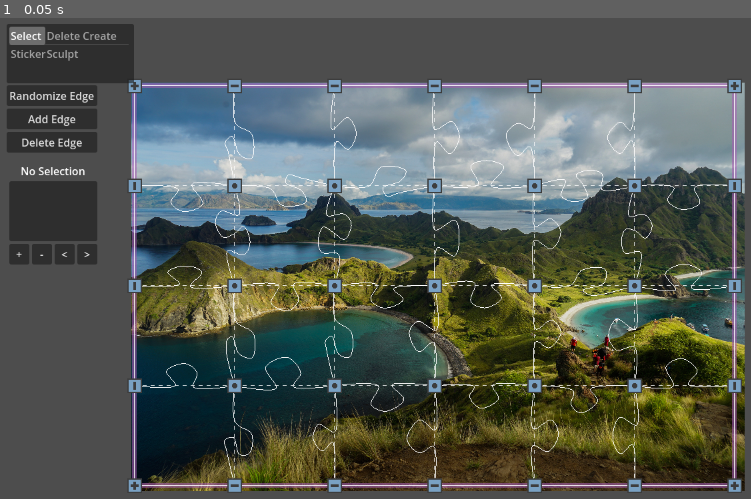
Above: before the commit, frame 1.
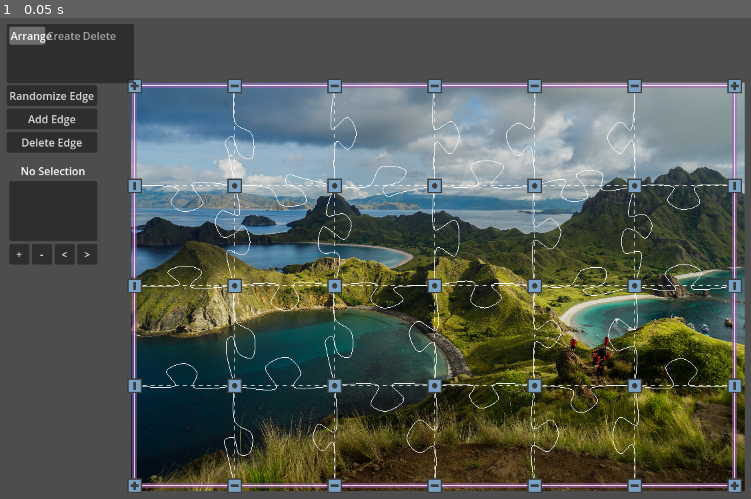
Above: after the commit, the same moment.

Repository: kreibaum/puzzle-shark
Game: Godot game, scene res://editor.tscn
The game is run twice, just before and just after one commit, with the same random seed, the same clock (stepped at 60 frames per second) and the same inputs.
Inputs:
- Up to frame 1 (0.05 s): no input

The runs differ from the first frame. In frame 1, 0.2% of the frame differs, in the area x 1-16%, y 2-9%.

Commit message:
Polishing done, ready to be merged

Diff:
--- a/Edge/Edge.gd
+++ b/Edge/Edge.gd
@@ -152,6 +152,9 @@
 func get_shape_points() -> PackedVector2Array:
 	return self.transform * self.points
 
+func get_center():
+	return self.transform * Vector2(50, 0)
+
 ## Check if a vertex is part of this edge
 func is_connected_to(vertex: Vertex):
 	return left_vertex == vertex or right_vertex == vertex
--- a/PuzzleCanvas/PuzzleCanvas.gd
+++ b/PuzzleCanvas/PuzzleCanvas.gd
@@ -166,6 +166,16 @@
 	selection_changed.emit()
 	return edge
 
+func scale_edge(edge: Edge, zoom: float):
+	var vertex_transform = FixedPointTransform2D.build_scale_matrix(zoom, edge.get_center())
+	move_vertex_to(edge.left_vertex, vertex_transform * edge.left_vertex.position)
+	move_vertex_to(edge.right_vertex, vertex_transform * edge.right_vertex.position)
+
+func rotate_edge(edge: Edge, angle: float):
+	var vertex_transform = FixedPointTransform2D.build_rotation_matrix(angle, edge.get_center())
+	move_vertex_to(edge.left_vertex, vertex_transform * edge.left_vertex.position)
+	move_vertex_to(edge.right_vertex, vertex_transform * edge.right_vertex.position)
+
 ## Remove an edge from the puzzle canvas
 func delete_edge(edge: Edge):
 	unhover_object(edge)
@@ -308,36 +318,40 @@
 		selected_sticker = null
 
 func move_sticker_to(sticker: Sticker, target_position: Vector2):
-	var new_transform = Transform2D(0, target_position) * sticker.transform
-	sticker.transform = apply_sticker_constraints(sticker, new_transform)
+	var new_transform = Transform2D(0, target_position) * sticker.transform_target
+	new_transform = apply_sticker_constraints(sticker, new_transform)
+	sticker.set_transform_hard(new_transform)
 	sticker.position_changed.emit()
 
 func move_sticker_by(sticker: Sticker, delta: Vector2):
-	var new_transform = sticker.transform.translated(delta)
-	sticker.transform = apply_sticker_constraints(sticker, new_transform)
+	var new_transform = sticker.transform_target.translated(delta)
+	new_transform = apply_sticker_constraints(sticker, new_transform)
+	sticker.set_transform_hard(new_transform)
 	sticker.position_changed.emit()
 
 ## Change the sticker size by a factor of zoom while keeping the global
 ## mouse position pinned.
 func scale_sticker(sticker: Sticker, zoom: float):
 	var additional_transform = FixedPointTransform2D.build_scale_matrix(zoom, sticker.get_center())
-	var new_transform = additional_transform * sticker.transform
-	sticker.transform = apply_sticker_constraints(sticker, new_transform)
+	var new_transform = additional_transform * sticker.transform_target
+	new_transform = apply_sticker_constraints(sticker, new_transform)
+	sticker.set_transform_smooth(new_transform)
 	sticker.position_changed.emit()
 
 ## Rotate a given sticker
 func rotate_sticker(sticker: Sticker, sticker_rotation: float):
 	var additional_transform = FixedPointTransform2D.build_rotation_matrix(sticker_rotation, sticker.get_center())
-	var new_transform = additional_transform * sticker.transform
-	sticker.transform = apply_sticker_constraints(sticker, new_transform)
+	var new_transform = additional_transform * sticker.transform_target
+	new_transform = apply_sticker_constraints(sticker, new_transform)
+	sticker.set_transform_smooth(new_transform)
 	sticker.position_changed.emit()
 
 ## Delets a sticker. Any Vertices that are currently attached to the sticker
 ## will be detached and kept in the puzzle.
 func delete_sticker(sticker: Sticker):
+	for vertex in sticker.anchored_vertices.duplicate():
+		vertex.set_anchor_mode(Vertex.ANCHOR.FREE)
 	unhover_object(sticker)
-	for vertex in sticker.anchored_vertices:
-		vertex.set_anchor_mode(Vertex.ANCHOR.FREE)
 	stickers.erase(sticker)
 	sticker.queue_free()
 
--- a/Sticker/Sticker.gd
+++ b/Sticker/Sticker.gd
@@ -18,6 +18,29 @@
 
 ## List of vertices that are anchored to the sticker
 var anchored_vertices: Array = []
+
+## Smooth transformations
+var transform_target: Transform2D = transform
+var transform_start: Transform2D
+var transform_tween: Tween
+
+func set_transform_hard(trafo: Transform2D):
+	if transform_tween: transform_tween.kill()
+	transform_target = trafo
+	transform = trafo
+	position_changed.emit()
+
+func set_transform_smooth(trafo: Transform2D):
+	if transform_tween: transform_tween.kill()
+	transform_start = transform
+	transform_target = trafo
+	transform_tween = create_tween().set_ease(Tween.EASE_OUT).set_trans(Tween.TRANS_EXPO)
+	transform_tween.tween_method(interpolate_transform, 0.0, 1.0, 0.5)
+
+func interpolate_transform(t: float):
+	transform = transform_start.interpolate_with(transform_target, t)
+	position_changed.emit()
+
 
 func anchor_vertex(vertex: Vertex):
 	anchored_vertices.append(vertex)
--- a/UI/SelectTool.gd
+++ b/UI/ArrangeTool.gd
@@ -207,15 +207,24 @@
 # Rotations and scalings of Stickers and edges
 #
 
+## Returns the object that is currently affected by rotations
 func get_rotation_object():
-	var edges = canvas.get_selected_edges()
-	if canvas.selected_sticker != null:
-		return canvas.selected_sticker
-	elif len(edges) == 1:
-		return edges[0]
+	# If an object is focused, take it
+	var object = canvas.get_focused_object()
+	if object != null:
+		return object
+	# If no object is focused, search for either a selected sticker or
+	# a single selected edge
 	else:
-		return canvas.get_focused_object()
-
+		var edges = canvas.get_selected_edges()
+		if canvas.selected_sticker != null:
+			return canvas.selected_sticker
+		elif len(edges) == 1:
+			return edges[0]
+		else:
+			return
+
+## Returns the object that is currently affected by scalings
 func get_scale_object():
 	return get_rotation_object()
 
@@ -265,29 +274,24 @@
 
 
 func handle_anchor(object: PuzzleObject, backwards = false):
+	# First see if an object is focused. The focused object receives priority
+	# for setting the anchor
+	if object != null:
+		object.cycle_anchor_mode(canvas.hovered_objects, backwards)
+	# If nothing is focused, search for selected objects
 	# Depending on the context of the action, we either want the object to be
 	# able to anchor on other puzzle objects or not
-	if len(canvas.selected_vertices) > 0:
-		print("a")
+	elif len(canvas.selected_vertices) > 0:
 		for vertex in canvas.selected_vertices:
 			if len(canvas.selected_vertices) == 1 and vertex in canvas.hovered_objects:
-				print("aa")
 				vertex.cycle_anchor_mode(canvas.hovered_objects, backwards)
 			else:
-				print("ab")
 				vertex.cycle_anchor_mode([], backwards)
 	elif canvas.selected_sticker != null:
-		print("b")
 		if canvas.selected_sticker == object:
-			print("ba")
 			canvas.selected_sticker.cycle_anchor_mode(canvas.hovered_objects, backwards)
 		else:
-			print("bb")
 			canvas.selected_sticker.cycle_anchor_mode([], backwards)
-	elif object != null:
-		print("c")
-		object.cycle_anchor_mode(canvas.hovered_objects, backwards)
-	print("end")
 	set_input_as_handled()
 
 func input(event):
@@ -296,11 +300,8 @@
 		# A right click when we are not currently involved in any actions means
 		# that we cycle through anchor modes
 		var idle = (drag_position == Vector2.INF and selection_box == null)
-		print("action took place")
 		if Input.is_action_just_pressed("RightClick") and idle:
-			print("action took place here")
 			var object = canvas.get_focused_object()
-			print(object)
 			if Input.is_key_pressed(KEY_SHIFT):
 				handle_anchor(object, true)
 			else:
@@ -361,7 +362,7 @@
 	if Input.is_action_just_pressed("RotateRightFine"):
 		source_object = get_rotation_object()
 		if source_object is Edge:
-			pass
+			canvas.rotate_edge(source_object, 1.0 * PI / 180)
 		elif source_object is Sticker:
 			canvas.rotate_sticker(source_object, 1.0 * PI / 180)
 		set_input_as_handled()
@@ -369,7 +370,7 @@
 	elif Input.is_action_just_pressed("RotateRight"):
 		source_object = get_rotation_object()
 		if source_object is Edge:
-			pass
+			canvas.rotate_edge(source_object, 10.0 * PI / 180.0)
 		elif source_object is Sticker:
 			canvas.rotate_sticker(source_object, 10.0 * PI / 180.0)
 		set_input_as_handled()
@@ -377,7 +378,7 @@
 	elif Input.is_action_just_pressed("RotateLeftFine"):
 		source_object = get_rotation_object()
 		if source_object is Edge:
-			pass
+			canvas.rotate_edge(source_object, -1.0 * PI / 180.0)
 		elif source_object is Sticker:
 			canvas.rotate_sticker(source_object, -1.0 * PI / 180.0)
 		set_input_as_handled()
@@ -385,7 +386,7 @@
 	elif Input.is_action_just_pressed("RotateLeft"):
 		source_object = get_rotation_object()
 		if source_object is Edge:
-			pass
+			canvas.rotate_edge(source_object, -10.0 * PI / 180.0)
 		elif source_object is Sticker:
 			canvas.rotate_sticker(source_object, -10.0 * PI / 180.0)
 		set_input_as_handled()
@@ -393,7 +394,7 @@
 	elif Input.is_action_just_pressed("ScaleUpFine"):
 		source_object = get_scale_object()
 		if source_object is Edge:
-			pass
+			canvas.scale_edge(source_object, 1.01)
 		elif source_object is Sticker:
 			canvas.scale_sticker(source_object, 1.01)
 		set_input_as_handled()
@@ -401,7 +402,7 @@
 	elif Input.is_action_just_pressed("ScaleUp"):
 		source_object = get_scale_object()
 		if source_object is Edge:
-			pass
+			canvas.scale_edge(source_object, 1.1)
 		elif source_object is Sticker:
 			canvas.scale_sticker(source_object, 1.1)
 		set_input_as_handled()
@@ -409,7 +410,7 @@
 	elif Input.is_action_just_pressed("ScaleDownFine"):
 		source_object = get_scale_object()
 		if source_object is Edge:
-			pass
+			canvas.scale_edge(source_object, 1 / 1.01)
 		elif source_object is Sticker:
 			canvas.scale_sticker(source_object, 1 / 1.01)
 		set_input_as_handled()
@@ -417,7 +418,7 @@
 	elif Input.is_action_just_pressed("ScaleDown"):
 		source_object = get_scale_object()
 		if source_object is Edge:
-			pass
+			canvas.scale_edge(source_object, 1 / 1.1)
 		elif source_object is Sticker:
 			canvas.scale_sticker(source_object, 1 / 1.1)
 		set_input_as_handled()
--- a/UI/StateGrid.gd
+++ b/UI/StateGrid.gd
@@ -19,11 +19,10 @@
 
 func state_definitions():
 	return [
-		["Select", KEY_X, func(): return SelectTool.new()],
-		["Delete", KEY_V, func(): return DeleteTool.new()],
-		["Create", KEY_L, func(): return CreateTool.new()],
-		["Sticker", KEY_U, func(): return StickerTool.new()],
-		["Sculpt", KEY_I, func(): return SelectTool.new()]
+		["Arrange", "ArrangeTool", func(): return SelectTool.new()],
+		["Create", "CreateTool", func(): return CreateTool.new()],
+		["Delete", "DeleteTool", func(): return DeleteTool.new()],
+		# ["Sculpt", KEY_I, func(): return SelectTool.new()]
 	]
 
 
@@ -47,13 +46,21 @@
 
 
 ## Looks for key events and switches to the state that matches the key.
-func _unhandled_input(event):
-	if event is InputEventKey and event.pressed:
-		var key_event = event as InputEventKey
-		# Find the state that matches the key
-		for index in range(state_definitions().size()):
-			if state_definitions()[index][SHORTCUT_INDEX] == key_event.keycode:
-				if !is_selected(index):
-					select_state(state_definitions()[index])
-					select(index)
-				return
+func _unhandled_input(_event):
+	for index in range(state_definitions().size()):
+		var action = state_definitions()[index][SHORTCUT_INDEX]
+		if Input.is_action_just_pressed(action):
+			if !is_selected(index):
+				select_state(state_definitions()[index])
+				select(index)
+			return
+	# if Input.is_action_just_pressed()
+	# if event is InputEventKey and event.pressed:
+	# 	var key_event = event as InputEventKey
+	# 	# Find the state that matches the key
+	# 	for index in range(state_definitions().size()):
+	# 		if state_definitions()[index][SHORTCUT_INDEX] == key_event.keycode:
+	# 			if !is_selected(index):
+	# 				select_state(state_definitions()[index])
+	# 				select(index)
+	# 			return
--- a/project.godot
+++ b/project.godot
@@ -103,6 +103,21 @@
 "events": [Object(InputEventMouseButton,"resource_local_to_scene":false,"resource_name":"","device":-1,"window_id":0,"a …(234 unchanged characters)…
 ]
 }
+ArrangeTool={
+"deadzone": 0.5,
+"events": [Object(InputEventKey,"resource_local_to_scene":false,"resource_name":"","device":0,"window_id":0,"alt_pressed":false,"shift_pressed":false,"ctrl_pressed":false,"meta_pressed":false,"pressed":false,"keycode":0,"physical_keycode":81,"key_label":0,"unicode":0,"echo":false,"script":null)
+]
+}
+CreateTool={
+"deadzone": 0.5,
+"events": [Object(InputEventKey,"resource_local_to_scene":false,"resource_name":"","device":0,"window_id":0,"alt_pressed":false,"shift_pressed":false,"ctrl_pressed":false,"meta_pressed":false,"pressed":false,"keycode":0,"physical_keycode":87,"key_label":0,"unicode":0,"echo":false,"script":null)
+]
+}
+DeleteTool={
+"deadzone": 0.5,
+"events": [Object(InputEventKey,"resource_local_to_scene":false,"resource_name":"","device":0,"window_id":0,"alt_pressed":false,"shift_pressed":false,"ctrl_pressed":false,"meta_pressed":false,"pressed":false,"keycode":0,"physical_keycode":69,"key_label":0,"unicode":0,"echo":false,"script":null)
+]
+}
 
 [physics]
 
